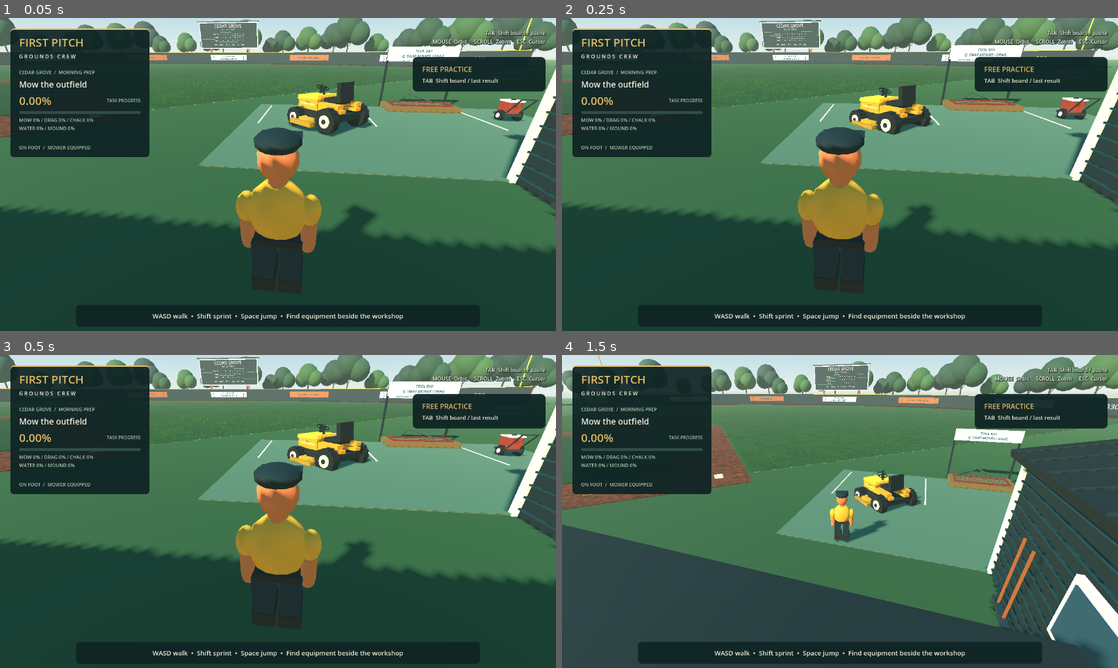
Above: before the commit, frames 1-4 (two rows, left to right).
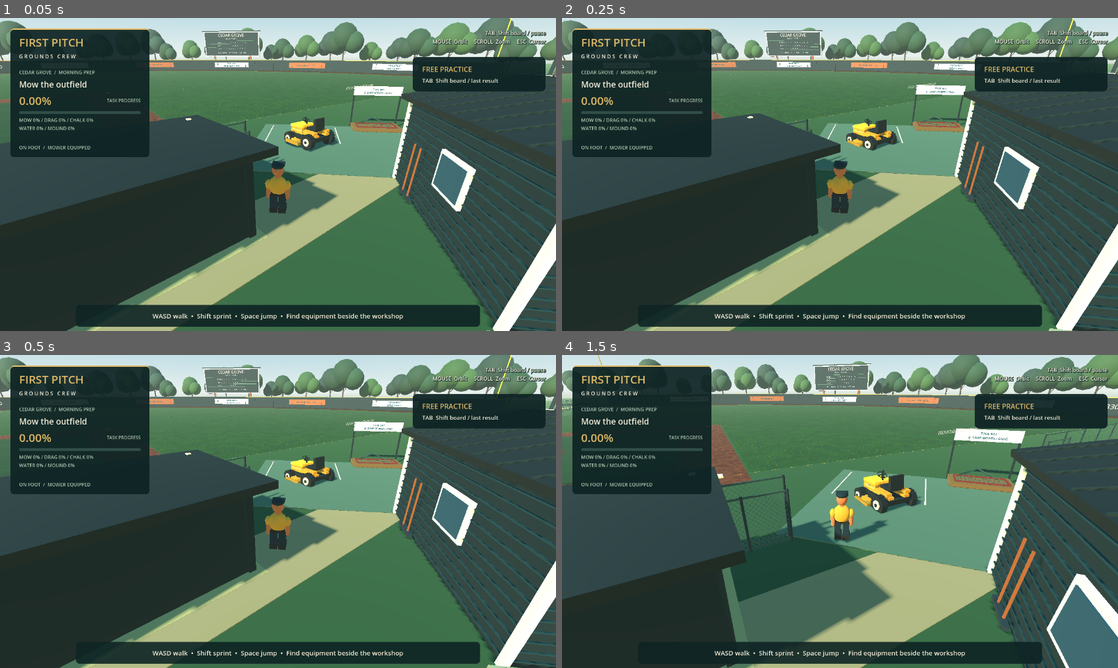
Above: after the commit, the same moments.

Repository: gutiefive/firstpitch
Game: Godot game, scene res://scenes/main/main.tscn
Two runs of this game, one before a commit and one after it. Both use one fixed random seed, a clock stepped at 60 frames per second and the inputs below.
Inputs (mouse positions are in pixels of both pictures, inside the frame that each line leads up to):
- Up to frame 1 (0.05 s): no input
- Up to frame 2 (0.25 s): no input
- Up to frame 3 (0.5 s): no input
- Up to frame 4 (1.5 s): tap Enter at 0.5 s; move the mouse to (867, 511) at 0.52 s; hold E (interact) 0.53-1.28 s; hold W (forward) from 0.53 s (still down); click (867, 511) at 0.67 s; move the mouse to (812, 511) at 1.27 s; tap R (lift_drag) at 1.35 s; click (812, 511) at 1.42 s

The runs differ from the first frame. In frame 1, 54% of the frame differs, in the area x 0-100%, y 0-100%; in frame 2, 54%; in frame 3, 54%; in frame 4, 27%.

Commit message:
fix: align dugouts and connect the playing field enclosure

Diff:
--- a/scripts/environment/park_props.gd
+++ b/scripts/environment/park_props.gd
@@ -63,14 +63,19 @@
  for y in [0.15,0.8]:
   G.ring(parent,pos+Vector3.UP*y,0.36,0.4,Color("7d563f"))
 
-static func dugout(parent: Node3D,side: int) -> void:
- var root := group(parent,"HomeDugout" if side < 0 else "VisitorDugout",Vector3(side*27,0,-7))
- G.box(root,Vector3(0,0.08,0),Vector3(11.5,0.16,4.6),Color("c4b795"))
+static func dugout(parent: Node3D,side: int) -> Node3D:
+ # Local +Z is the open front; align it with the inward sideline normal.
+ var along := Vector3(side*74,0,-79.5).normalized()
+ var inward := Vector3(-side*absf(along.z),0,-absf(along.x))
+ var front := Vector3(side*8,0,6)+along*20
+ var root := group(parent,"HomeDugout" if side < 0 else "VisitorDugout",front-inward*2.2)
+ root.rotation.y = atan2(inward.x,inward.z)
+ G.box(root,Vector3(0,0.015,0),Vector3(11.5,0.03,4.6),Color("c4b795"))
  G.box(root,Vector3(0,1.35,-1.8),Vector3(11,2.7,0.25),TEAL,true)
  for x in [-5.4,5.4]:
   G.box(root,Vector3(x,1.35,0),Vector3(0.24,2.7,4),TEAL,true)
   G.box(root,Vector3(x,1.5,1.9),Vector3(0.16,3,0.16),CREAM)
- G.box(root,Vector3(0,2.85,0),Vector3(12,0.22,5),Color("384f4c"))
+ G.box(root,Vector3(0,2.85,0),Vector3(12,0.22,5),Color("384f4c"),true)
  G.box(root,Vector3(0,2.65,2.45),Vector3(12,0.35,0.16),CREAM)
  var sign := G.label(root,"CEDAR GROVE  /  HOME" if side < 0 else "VISITING CLUB",Vector3(0,2.66,2.55),40)
  sign.pixel_size = 0.007
@@ -78,6 +83,10 @@
  bench(root,Vector3(0,0.15,-0.7),8.5)
  for x in [-4.5,4.5]:
   G.cylinder(root,Vector3(x,0.48,0.8),0.24,0.7,Color("e7d5af"))
+ # Low front rail with walk-in openings at both ends.
+ G.box(root,Vector3(0,0.5,2.2),Vector3(7.5,1,0.13),TEAL,true)
+ G.box(root,Vector3(0,1.05,2.2),Vector3(7.7,0.1,0.18),CREAM)
+ return root
 
 static func bench(parent: Node3D,pos: Vector3,width: float = 3.0) -> void:
  var root := group(parent,"Bench",pos)
--- a/scripts/gameplay/stadium.gd
+++ b/scripts/gameplay/stadium.gd
@@ -82,16 +82,78 @@
   var marker := G.label(self,"330",Vector3(side*68,2,-77),64)
   marker.rotation.y = -side*PI/4
   marker.modulate = CREAM
- for x in [-8,-4,0,4,8]:
-  G.cylinder(self,Vector3(x,3.5,6),0.065,7,Color("526569"))
- for height in [1.0,3.0,5.0,7.0]:
-  G.box(self,Vector3(0,height,6),Vector3(16,0.035,0.035),Color("526569"))
- for side in [-1,1]:
-  Props.dugout(self,side)
+ build_foul_boundary()
+ for side in [-1,1]:
   Props.grandstand(self,side)
  Props.scoreboard(self)
  for pos in [Vector3(-55,0,-35),Vector3(55,0,-35),Vector3(-35,0,15),Vector3(35,0,15)]:
   Props.light_tower(self,pos)
+
+# Fence routes share the dugouts' sideline basis. Fair territory and task masks stay fixed.
+func build_foul_boundary() -> void:
+ var boundary := Props.group(self,"FoulTerritoryBoundary",Vector3.ZERO)
+ fence_run(boundary,Vector3(-8,0,6),Vector3(8,0,6),6.0,"Backstop")
+ for side in [-1,1]:
+  var start := Vector3(side*8,0,6)
+  var corner := Vector3(side*82,0,-73.5)
+  var along := (corner-start).normalized()
+  var outward := Vector3(side*absf(along.z),0,absf(along.x))
+  var dugout := Props.dugout(self,side)
+  # Roof and solid rear/side walls sit outside the field; front entries join the fence.
+  var front := start+along*20
+  fence_run(boundary,start,front-along*5.5,2.4,"HomeWing" if side < 0 else "VisitorWing")
+  var after := front+along*5.5
+  if side > 0:
+   # Keep the existing pad, mower, marker, hose and tamper approaches usable.
+   var gate_near := start+along*((6.0+14.5)/absf(along.z))
+   var gate_far := start+along*((6.0+27.5)/absf(along.z))
+   fence_run(boundary,after,gate_near,2.4,"WorkshopWing")
+   fence_run(boundary,gate_far,corner,2.4,"FirstBaseFence")
+   var gate := Props.group(boundary,"OpenEquipmentGate",(gate_near+gate_far)*0.5)
+   var sign := G.label(gate,"GROUNDS CREW  /  FIELD ACCESS",Vector3(0,3.3,0),32)
+   sign.rotation.y = dugout.rotation.y
+   sign.pixel_size = 0.006
+   sign.modulate = CREAM
+   # Open gate leaves lie along the outside fence, clear of the driving lane.
+   fence_run(boundary,gate_near+outward*0.3,gate_near+outward*0.3-along*3,2.0,"OpenGateLeaf")
+   fence_run(boundary,gate_far+outward*0.3,gate_far+outward*0.3+along*3,2.0,"OpenGateLeaf")
+  else:
+   fence_run(boundary,after,corner,2.4,"ThirdBaseFence")
+  fence_run(boundary,corner,Vector3(side*sqrt(0.5)*104,0,-sqrt(0.5)*104),2.4,"FoulPoleReturn")
+  # A continuous narrow walkway outside the fence anchors dugouts to the park.
+  var path := G.box(self,(start+corner)*0.5+outward*4+Vector3.UP*0.012,Vector3(3,0.024,start.distance_to(corner)),Color("b9aa8e"))
+  path.rotation.y = atan2(along.x,along.z)
+
+func fence_run(parent: Node3D,from: Vector3,to: Vector3,height: float,label: String) -> void:
+ var length := from.distance_to(to)
+ if length < 0.05:
+  return
+ var root := Props.group(parent,label,(from+to)*0.5)
+ var direction := (to-from).normalized()
+ root.rotation.y = atan2(-direction.z,direction.x)
+ var mesh := MeshInstance3D.new()
+ var quad := QuadMesh.new()
+ quad.size = Vector2(length,height)
+ mesh.mesh = quad
+ mesh.position.y = height*0.5
+ var material := ShaderMaterial.new()
+ material.shader = preload("res://shaders/chain_link.gdshader")
+ material.set_shader_parameter("fence_size",Vector2(length,height))
+ mesh.material_override = material
+ root.add_child(mesh)
+ var body := StaticBody3D.new()
+ var collider := CollisionShape3D.new()
+ var bounds := BoxShape3D.new()
+ bounds.size = Vector3(length,height,0.12)
+ collider.shape = bounds
+ collider.position.y = height*0.5
+ body.add_child(collider)
+ root.add_child(body)
+ var sections := maxi(1,ceili(length/3))
+ for i in range(sections+1):
+  G.cylinder(root,Vector3(-length*0.5+length*i/sections,height*0.5,0),0.045,height+0.12,Color("526569"))
+ for y in [0.15,height]:
+  G.box(root,Vector3(0,y,0),Vector3(length,0.055,0.055),Color("71847c"))
 
 func build_neighborhood() -> void:
  # Concourse and workshop use the existing collision footprint and driving lane.
--- /dev/null
+++ b/shaders/chain_link.gdshader
@@ -0,0 +1,11 @@
+shader_type spatial;
+render_mode cull_disabled;
+uniform vec2 fence_size = vec2(3.0,2.4);
+void fragment() {
+ vec2 p = UV*fence_size;
+ float a = abs(fract((p.x+p.y)/0.18)-0.5);
+ float b = abs(fract((p.x-p.y)/0.18)-0.5);
+ if(min(a,b)>0.035) { discard; }
+ ALBEDO = vec3(0.24,0.32,0.31);
+ ROUGHNESS = 0.8;
+}
--- /dev/null
+++ b/tests/test_field_layout.gd
@@ -0,0 +1,59 @@
+extends SceneTree
+var failures := 0
+func check(ok: bool,message: String) -> void:
+ if ok:
+  print("PASS: ",message)
+ else:
+  failures += 1
+  push_error(message)
+func ray(from: Vector3,to: Vector3,g: Node3D) -> Dictionary:
+ return g.get_world_3d().direct_space_state.intersect_ray(PhysicsRayQueryParameters3D.create(from,to))
+func _initialize() -> void:
+ call_deferred("run")
+func run() -> void:
+ var g = load("res://scenes/main/main.tscn").instantiate()
+ root.add_child(g)
+ for i in range(10):
+  await physics_frame
+ var stadium: Node3D = g.get_child(0)
+ for side in [-1,1]:
+  var name := "HomeDugout" if side < 0 else "VisitorDugout"
+  var dugout: Node3D = stadium.get_node(name)
+  var front := dugout.to_global(Vector3(0,1,2.2))
+  var toward_field := Vector3(-side,0,-1).normalized()
+  check(dugout.global_basis.z.dot(toward_field)>0.99,name+" opens toward the diamond")
+  check(absf(dugout.position.x)+dugout.position.z>8,name+" stays outside fair territory")
+  for x in [-4.5,4.5]:
+   check(ray(dugout.to_global(Vector3(x,0.7,3.5)),dugout.to_global(Vector3(x,0.7,0.5)),g).is_empty(),name+" has a clear walk-in opening")
+  g.player.global_position = dugout.to_global(Vector3(4.5,0.1,4))
+  g.player.velocity = Vector3.ZERO
+  g.yaw = dugout.rotation.y
+  g.player.yaw = g.yaw
+  Input.action_press("forward")
+  for i in range(45):
+   await physics_frame
+  Input.action_release("forward")
+  check(dugout.to_local(g.player.global_position).z < 2,name+" can be entered by walking through its front opening")
+  check(not ray(dugout.to_global(Vector3(0,1.5,0)),dugout.to_global(Vector3(0,1.5,-3)),g).is_empty(),name+" has a solid rear wall")
+  check(not ray(Vector3(side*50,1,-35),Vector3(side*30,1,-35),g).is_empty(),"foul-side perimeter blocks exit into the neighborhood")
+ check(not ray(Vector3(0,2,3),Vector3(0,2,9),g).is_empty(),"backstop closes the field behind home plate")
+ check(ray(Vector3(38,1,-19),Vector3(27,1,-25),g).is_empty(),"wide equipment entrance stays clear of fence collisions")
+ check(ray(Vector3(19,1,-19),Vector3(60,1,-60),g).is_empty(),"first-base foul line remains unobstructed")
+ check(ray(Vector3(-19,1,-19),Vector3(-60,1,-60),g).is_empty(),"third-base foul line remains unobstructed")
+ # Drive the actual mower across the opening rather than only checking its center ray.
+ g.mower.global_position = Vector3(35,0.1,-19)
+ g.mower.rotation.y = PI/4
+ g.mower.speed = 0
+ g.mower.set_occupied(true)
+ g.driving = true
+ g.player.set_seated(true)
+ Input.action_press("forward")
+ for i in range(150):
+  await physics_frame
+ Input.action_release("forward")
+ check(g.mower.global_position.x<30 and g.mower.global_position.z < -24,"mower can drive through the workshop opening onto the field")
+ check(g.grass.total > 60000 and g.infield.total > 10000,"field work masks retain their original scored areas")
+ g.queue_free()
+ await create_timer(0.15).timeout
+ print("Field layout failures: ",failures)
+ quit(1 if failures else 0)
--- /dev/null
+++ b/tests/test_field_layout_visual.gd
@@ -0,0 +1,33 @@
+extends SceneTree
+func _initialize() -> void:
+ call_deferred("run")
+func capture(camera: Camera3D,from: Vector3,to: Vector3,path: String) -> void:
+ camera.position = from
+ camera.look_at(to)
+ for i in range(5):
+  await process_frame
+ await RenderingServer.frame_post_draw
+ root.get_texture().get_image().save_png(path)
+func run() -> void:
+ var g = load("res://scenes/main/main.tscn").instantiate()
+ root.add_child(g)
+ Input.mouse_mode = Input.MOUSE_MODE_VISIBLE
+ for i in range(30):
+  await physics_frame
+ g.set_process(false)
+ g.hud.visible = false
+ g.shift.overlay.visible = false
+ var camera := Camera3D.new()
+ g.add_child(camera)
+ camera.current = true
+ camera.fov = 55
+ camera.far = 500
+ await capture(camera,Vector3(100,130,100),Vector3(0,0,-35),"/tmp/firstpitch-field-layout.png")
+ await capture(camera,Vector3(0,47,32),Vector3(0,0,-9),"/tmp/firstpitch-dugout-layout.png")
+ await capture(camera,Vector3(7,4,-23),Vector3(23,1.2,-7),"/tmp/firstpitch-visitor-dugout.png")
+ await capture(camera,Vector3(-7,4,-23),Vector3(-23,1.2,-7),"/tmp/firstpitch-home-dugout.png")
+ await capture(camera,Vector3(18,5,-28),Vector3(34,1.2,-21),"/tmp/firstpitch-field-access.png")
+ print("Field layout: overhead, both field-facing dugouts and equipment gate captured")
+ g.queue_free()
+ await create_timer(0.15).timeout
+ quit()
Binary file added: docs/screenshots/dugout-layout.png
Not shown, added: docs/screenshots/dugout-layout.png.import
Binary file added: docs/screenshots/field-access.png
Not shown, added: docs/screenshots/field-access.png.import
Binary file added: docs/screenshots/field-layout.png
Not shown, added: docs/screenshots/field-layout.png.import
Binary file added: docs/screenshots/home-dugout.png
Not shown, added: docs/screenshots/home-dugout.png.import
Binary file added: docs/screenshots/visitor-dugout.png
Not shown, added: docs/screenshots/visitor-dugout.png.import
Not shown, added: shaders/chain_link.gdshader.uid
Not shown, added: tests/test_field_layout.gd.uid
(and 4 more such lines)
